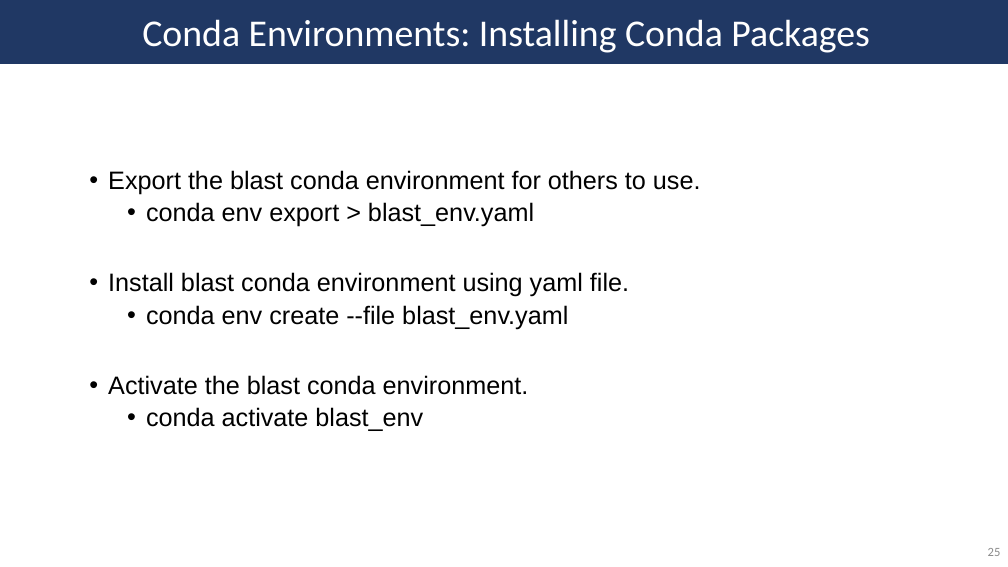
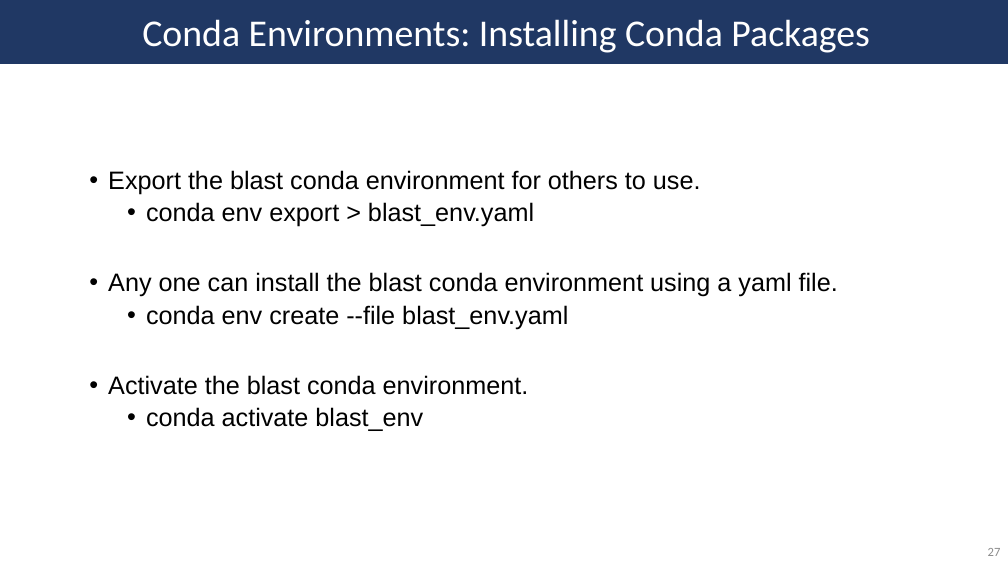
Before and after one commit to SycuroLab/arc_best_practices, a slide deck: slide 27 of arc_best_practices_presentation.pptx (slide 25 before the commit). Drawn at 1008x567 pixels with LibreOffice and Linux fonts; fonts in the diff are those of the drawing. Boxes give left, top, right and bottom in pixels: in the first picture for what was removed or moved away, otherwise in the second. Text is boxed around its words. In the diff, an @@ line names an element or a change of style, - is before the commit and + after.

```diff
--- a/arc_best_practices_presentation.pptx
+++ b/arc_best_practices_presentation.pptx
@@ text at [108,272,838,297]: text changed @@
-• Install blast conda environment using yaml file.
+• Any one can install the blast conda environment using a yaml file.
@@ page number at [988,548,1001,556]: text changed @@
-25
+27
```
Also in this commit, not shown: 4 other slides changed, 5 slides added, 14 slides removed.
